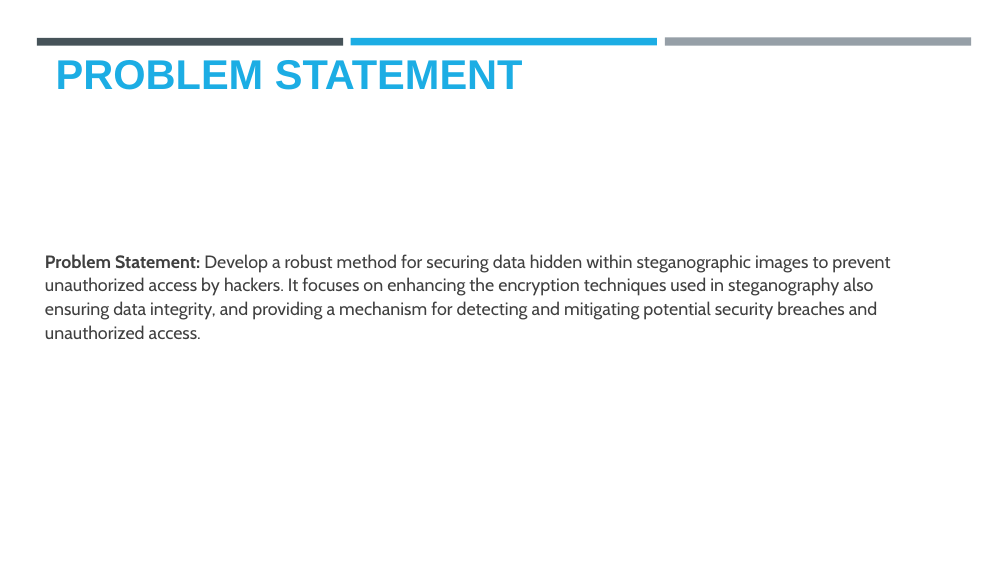
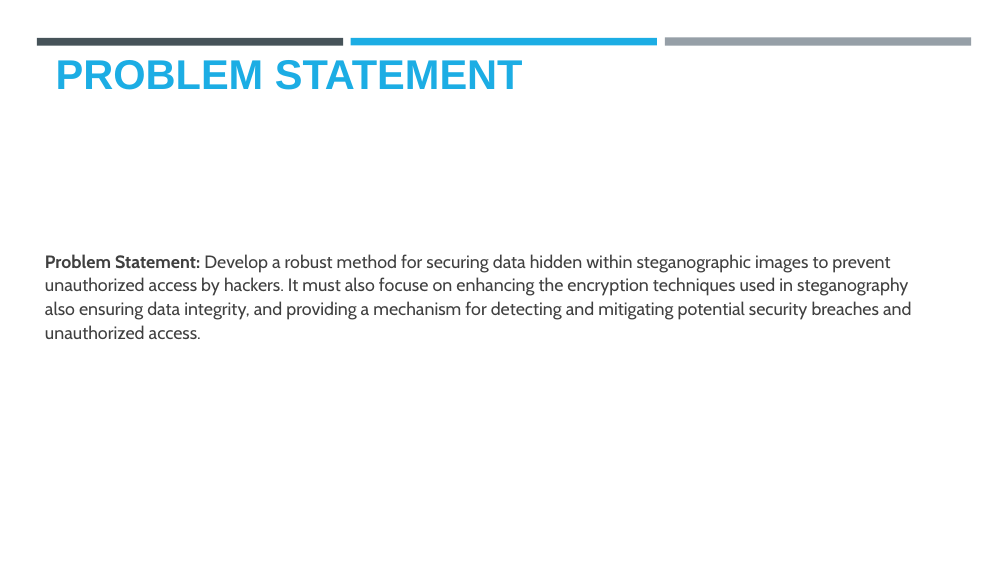
Before and after one commit to AreImanth/Steganography-Project, a slide deck: slide 3 of Steganography_ppt.pptx. Drawn at 1008x567 pixels with LibreOffice and Linux fonts; fonts in the diff are those of the drawing; background and template pictures are left out. Boxes give left, top, right and bottom in pixels: in the first picture for what was removed or moved away, otherwise in the second. Text is boxed around its words. In the diff, an @@ line names an element or a change of style, - is before the commit and + after.

```diff
--- a/Steganography_ppt.pptx
+++ b/Steganography_ppt.pptx
@@ text at (45,254,911,339): text changed @@
-Problem Statement: Develop a robust method for securing data hidden within steganographic images to prevent unauthorized access by hackers. It focuses on enhancing the encryption techniques used in steganography also ensuring data integrity, and providing a mechanism for detecting and mitigating potential security breaches and unauthorized access.
+Problem Statement: Develop a robust method for securing data hidden within steganographic images to prevent unauthorized access by hackers. It must also focuse on enhancing the encryption techniques used in steganography also ensuring data integrity, and providing a mechanism for detecting and mitigating potential security breaches and unauthorized access.
```
Also in this commit, not shown: 3 other slides changed.
